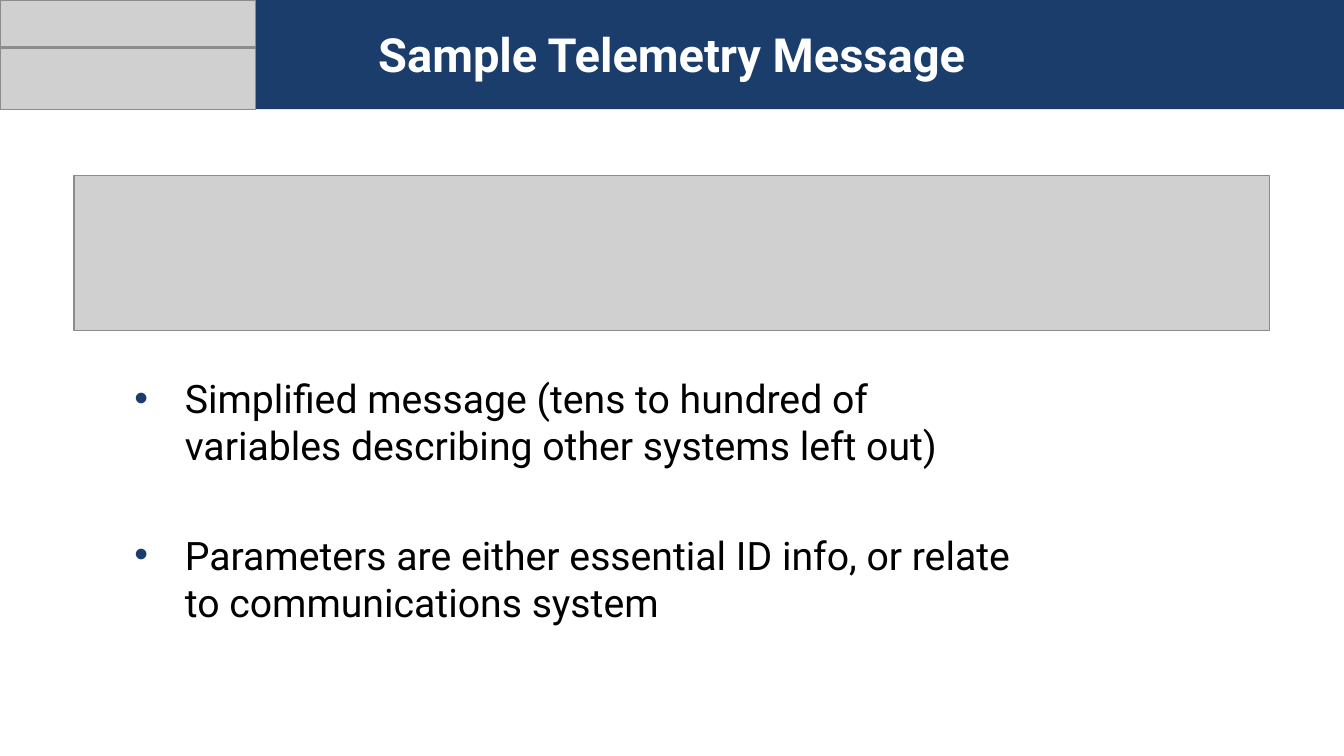
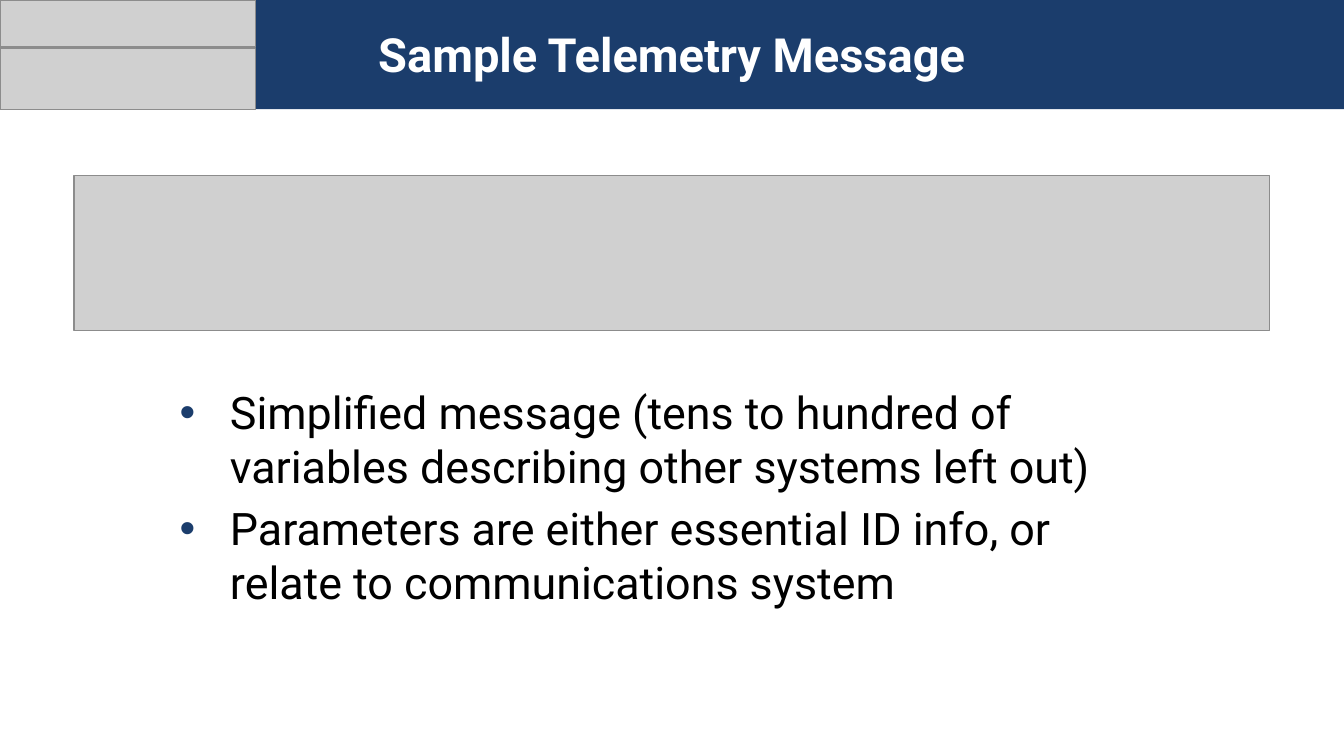
Before and after one commit to daylee/Satellite_Telemetry, a slide deck: slide 18 of Presentations/AIAASciTech.Luppen.pptx (slide 6 before the commit). Drawn at 1344x756 pixels with LibreOffice and Linux fonts; fonts in the diff are those of the drawing; grey boxes stand for pictures; background and template pictures are left out. Boxes give left, top, right and bottom in pixels: in the first picture for what was removed or moved away, otherwise in the second. Text is boxed around its words. In the diff, an @@ line names an element or a change of style, - is before the commit and + after.

Commit message:
Adjusted font on future work slide

```diff
--- a/Presentations/AIAASciTech.Luppen.pptx
+++ b/Presentations/AIAASciTech.Luppen.pptx
@@ text "Simplified message (tens to hundred ...": place and size @@
-text "Simplified message (tens to hundred ..." at box(185, 381, 1010, 626)
+text "Simplified message (tens to hundred ..." at box(230, 393, 1089, 609)
@@ text "Simplified message (tens to hundred ..." at box(230, 393, 1089, 609): size 21 to 24 pt @@
```
Also in this commit, not shown: 7 other slides changed.
